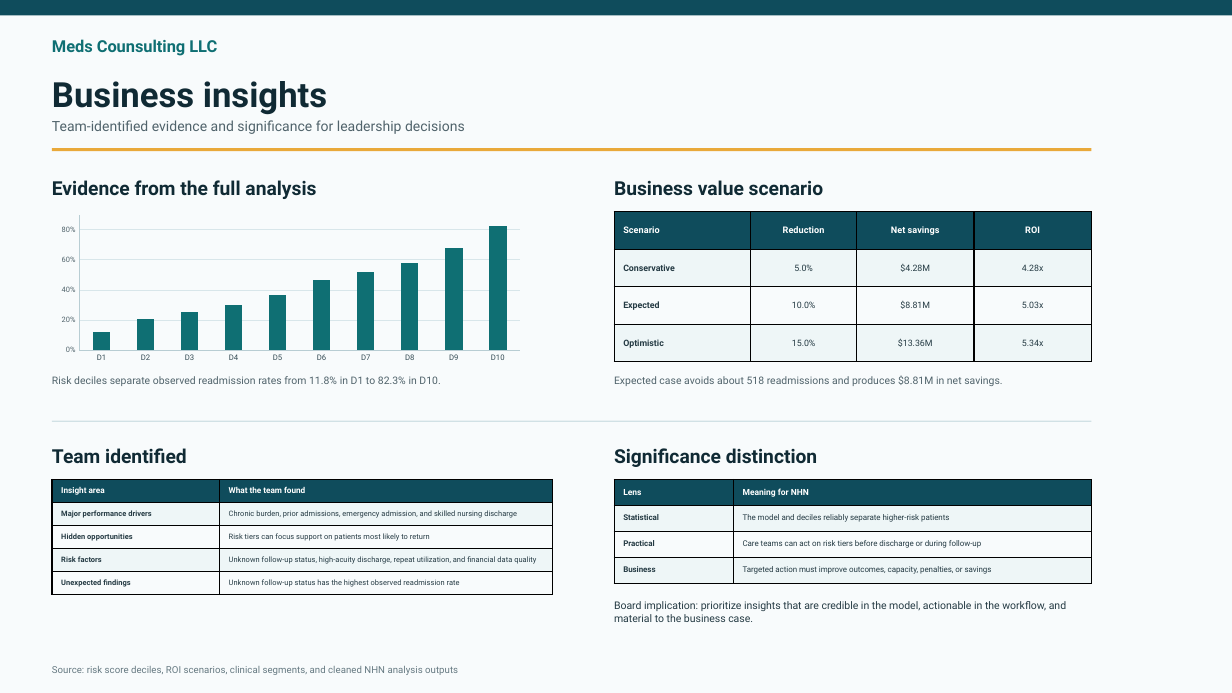
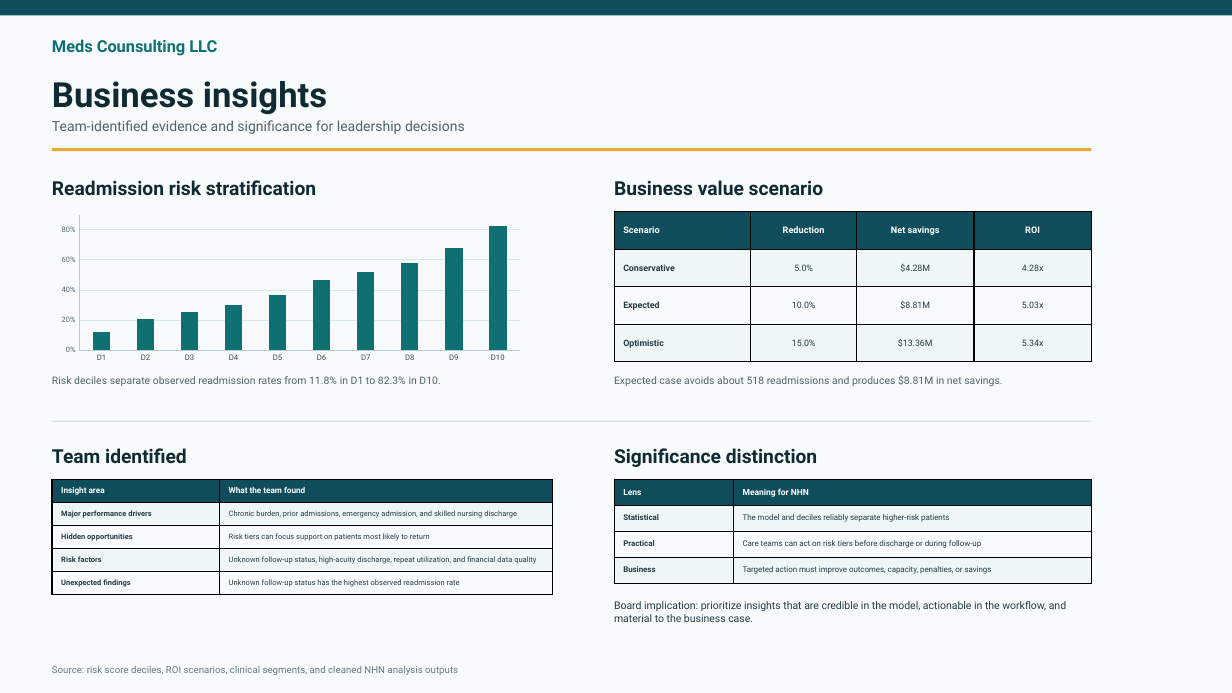
Before and after one commit to BostonSupremeMantou/onsite_project, a slide deck: slide 4 of drafts/saturday_submission.pptx. Drawn at 1232x693 pixels with LibreOffice and Linux fonts; fonts in the diff are those of the drawing. Boxes give left, top, right and bottom in pixels: in the first picture for what was removed or moved away, otherwise in the second. Text is boxed around its words. In the diff, an @@ line names an element or a change of style, - is before the commit and + after.

```diff
--- a/drafts/saturday_submission.pptx
+++ b/drafts/saturday_submission.pptx
@@ text at <box>52,180,316,195</box>: text changed @@
-Evidence from the full analysis
+Readmission risk stratification
```
Also in this commit, not shown: 1 other slide changed, 3 other files.
